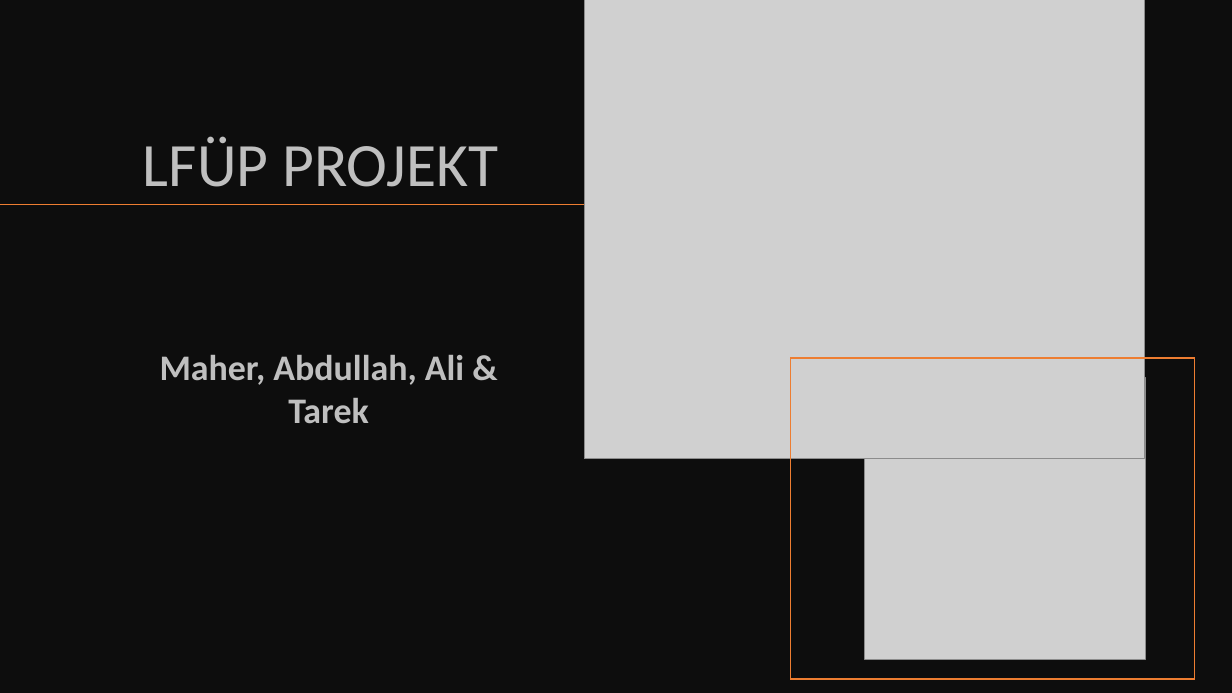
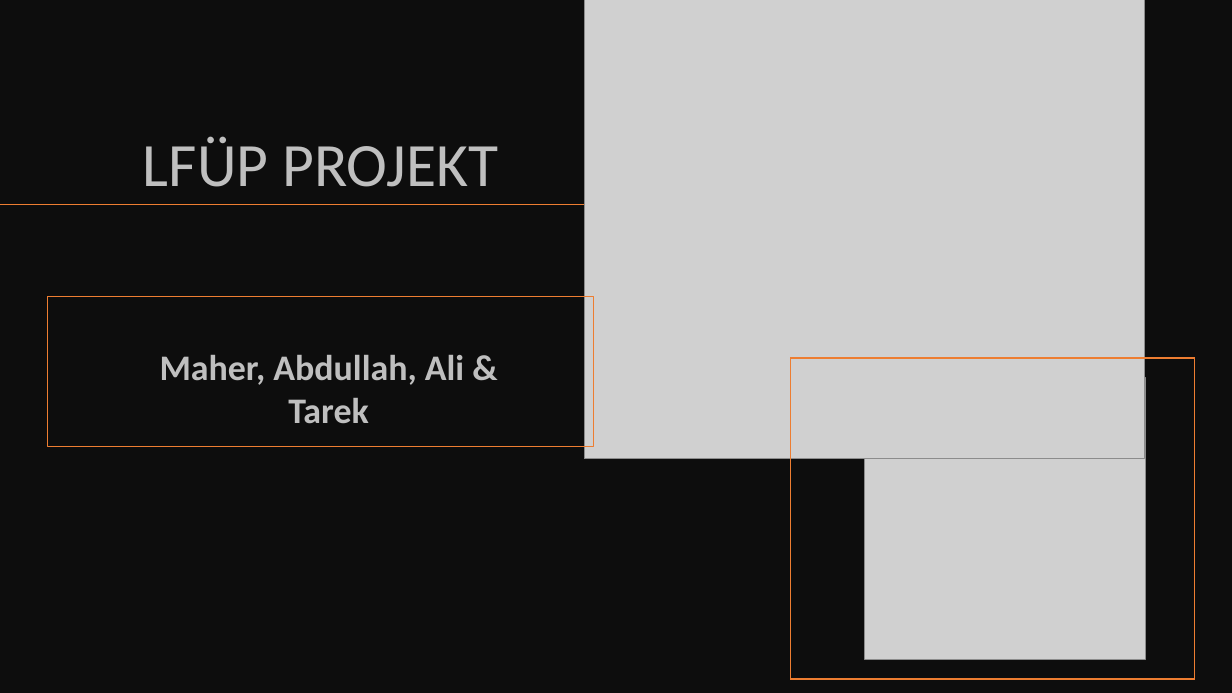
Before and after one commit to TarekAlbrijawi030/LFUP, a slide deck: slide 2 of LFÜP.pptx. Drawn at 1232x693 pixels with LibreOffice and Linux fonts; fonts in the diff are those of the drawing; grey boxes stand for pictures. Boxes give left, top, right and bottom in pixels: in the first picture for what was removed or moved away, otherwise in the second. Text is boxed around its words. In the diff, an @@ line names an element or a change of style, - is before the commit and + after.

```diff
--- a/LFÜP.pptx
+++ b/LFÜP.pptx
@@ rectangle added at (48,297,594,447), outline #ED7D31 0.75 pt @@
```
Also in this commit, not shown: 9 other slides changed, 1 slide removed.
